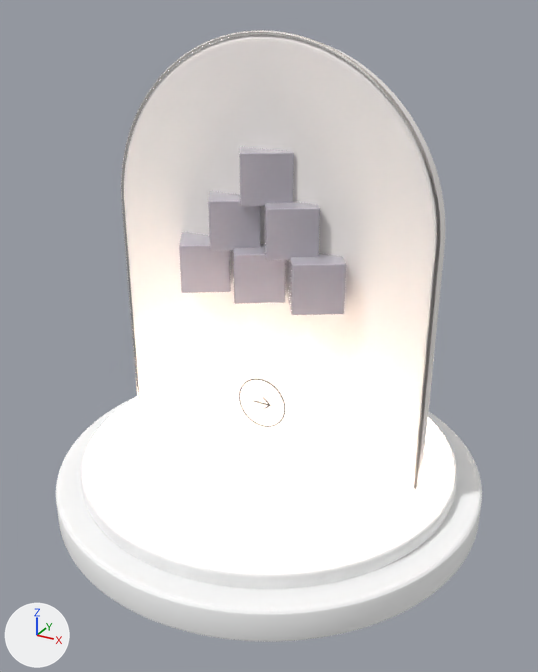
The glTF model web/studio/public/assets/hyper-atrium/crystal-training-arena.glb, before and after one commit.
The view is the same before and after, from a 50 mm lens placed at (2.52, -4.59, 3.74), pointed at (0.07, -0.13, 1.51). The axes (+X, +Y, +Z) are drawn at lower left. The lights are the same throughout. The picture after the commit comes second. Where no turn or scale is listed for an object, it has been applied to the vertices.

Script lines for the objects in view, before the commit:
```python
ob_crystal_training_arena___concealed_warm_light_seam = bpy.data.objects.new('Crystal training-arena | concealed warm light seam', me_cylinder_027)
ob_crystal_training_arena___concealed_warm_light_seam.location = (0.0, 0.0, 0.465)
ob_crystal_training_arena___front_polished_rim = bpy.data.objects.new('Crystal training-arena | front polished rim', me_crystal_training_arena___front_polished_rim_path)
ob_crystal_training_arena___front_polished_rim.location = (0.0, 0.0, 0.0)
ob_crystal_training_arena___solid_clear_arched_crystal = bpy.data.objects.new('Crystal training-arena | solid clear arched crystal', me_crystal_training_arena___solid_clear_arched_crystal_geometry)
ob_crystal_training_arena___solid_clear_arched_crystal.location = (0.0, 0.0, 0.0)
ob_training___crystal_block_0_003 = bpy.data.objects.new('Training | crystal block 0.003', me_cube_049)
ob_training___crystal_block_0_003.location = (-0.452, -0.153, 2.01)
ob_training___crystal_block_0_004 = bpy.data.objects.new('Training | crystal block 0.004', me_cube_050)
ob_training___crystal_block_0_004.location = (0.0, -0.153, 2.01)
ob_training___crystal_block_0_005 = bpy.data.objects.new('Training | crystal block 0.005', me_cube_051)
ob_training___crystal_block_0_005.location = (0.452, -0.153, 2.01)
ob_training___crystal_block_1_002 = bpy.data.objects.new('Training | crystal block 1.002', me_cube_053)
ob_training___crystal_block_1_002.location = (-0.226, -0.101, 2.347)
ob_training___crystal_block_1_003 = bpy.data.objects.new('Training | crystal block 1.003', me_cube_054)
ob_training___crystal_block_1_003.location = (0.226, -0.101, 2.347)
ob_training___crystal_block_2_001 = bpy.data.objects.new('Training | crystal block 2.001', me_cube_055)
ob_training___crystal_block_2_001.location = (0.0, -0.049, 2.683)
# also in view: 'Crystal training-arena | lower travertine plinth' at (0.0, 0.0, 0.2); 'Crystal training-arena | upper porcelain plinth' at (0.0, 0.0, 0.38)
```
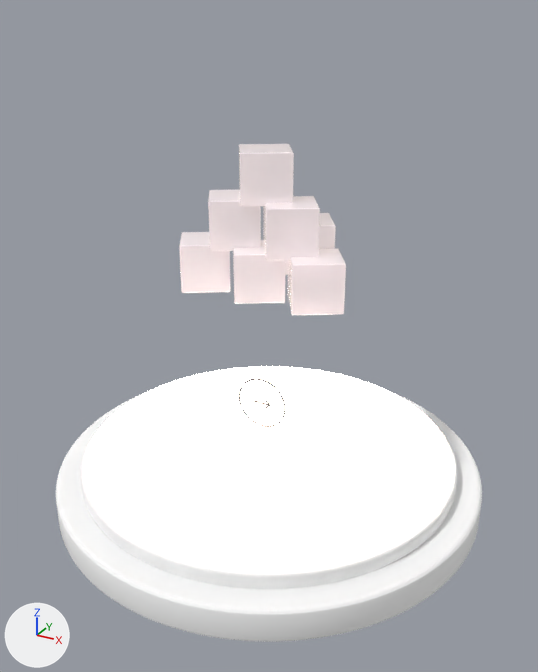
What differs and where, as boxes (x1, y1, x2, y2) in the pictures (538 x 672 px):
'Crystal training-arena | solid clear arched crystal', deleted: before (124, 34, 446, 490)
'Crystal training-arena | front polished rim', deleted: before (121, 30, 440, 491)
'Training | crystal block 0.005', recoloured, surface changed: (287, 253, 346, 315) in both
'Training | crystal block 2.001', recoloured, surface changed: (239, 147, 294, 206) in both
'Training | crystal block 1.003', recoloured, surface changed: (264, 202, 320, 261) in both
'Training | crystal block 1.002', recoloured, surface changed: (208, 191, 261, 251) in both
'Training | crystal block 0.003', recoloured, surface changed: (179, 232, 231, 293) in both
'Training | crystal block 0.004', recoloured, surface changed: (233, 244, 286, 304) in both
'Training | rear crystal block.001', recoloured, surface changed: (285, 213, 336, 275) in both

What the commit changed:
In material 'Icons | milky lilac opal glass' (mat_icons___milky_lilac_opal_glass), emission_strength is now set to 1.0.
In material 'Icons | milky lilac opal glass' (mat_icons___milky_lilac_opal_glass), emission_color is now set to (0.216, 0.185, 0.158), grey #80776f.
Object 'Crystal training-arena | front polished rim' (ob_crystal_training_arena___front_polished_rim) is deleted.
Object 'Crystal training-arena | solid clear arched crystal' (ob_crystal_training_arena___solid_clear_arched_crystal) is deleted.
